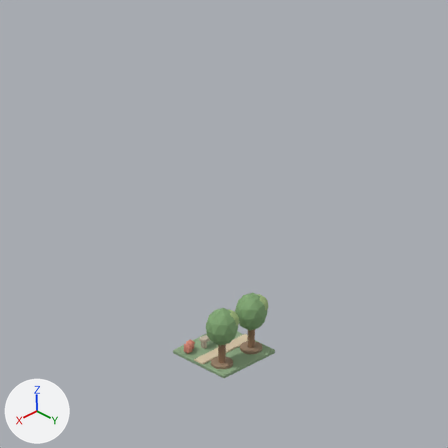
Renders of the Blender file Native/CitySimNative/WorldArt/Blender/FourViewProduction/Environment/assets/pocket_grove_park/pocket_grove_park.blend from each side of a commit.
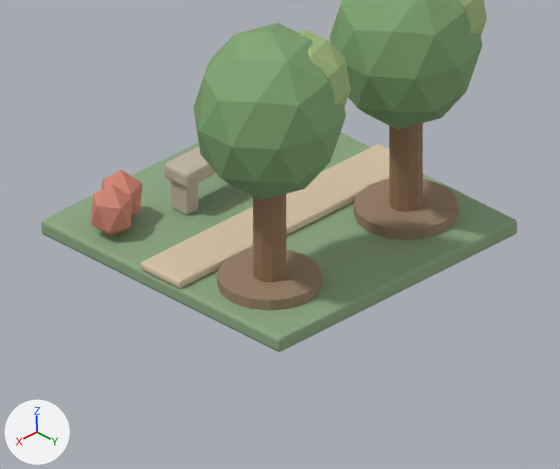
Old and new are each drawn from the file's camera 'camNE' and again close up on the part from 37% to 63% of the width and 68% to 90% of the height. Every picture has the same lights, and +X, +Y and +Z are marked at lower left. The last two pictures show the newer version.

The first close-up shows 'Bed_+0.58', 'Bed_-0.58', 'BenchLeg_+0.31', 'BenchSeat', 'CrossPath', 'EastTree_CrownA', 'EastTree_CrownB', 'EastTree_Trunk', 'ParkGround', 'Plant_4', 'WestTree_CrownA', 'WestTree_Trunk' and 2 more.
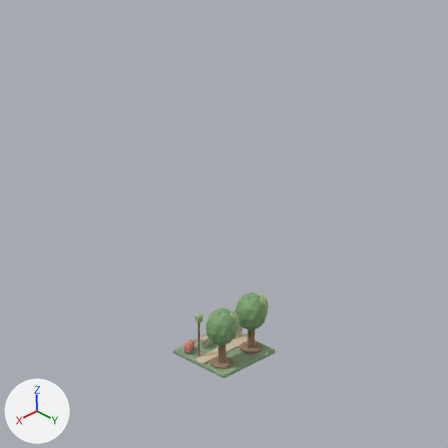
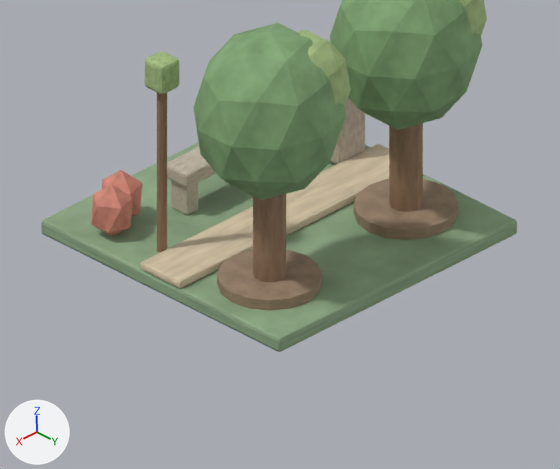
Patch to the scene script:
```diff
--- a/Native/CitySimNative/WorldArt/Blender/FourViewProduction/Environment/assets/pocket_grove_park/pocket_grove_park.blend.py
+++ b/Native/CitySimNative/WorldArt/Blender/FourViewProduction/Environment/assets/pocket_grove_park/pocket_grove_park.blend.py
@@ me_cube_006 @@
+me_cube_006.from_pydata(...)  # 56 vertices, 54 faces; spans x -0.12..0.12, y -0.12..0.12, z -0.25..0.25
+me_cube_006.materials.append(mat_seatstone)
@@ me_cube_005 @@
+me_cube_005.from_pydata(...)  # 56 vertices, 54 faces; spans x -0.08..0.08, y -0.08..0.08, z -0.1..0.1
+me_cube_005.materials.append(mat_leafsunlit)
@@ me_cylinder_004 @@
+me_cylinder_004.from_pydata(...)  # a 12-sided cylinder along z spanning x -0.032..0.032, y -0.032..0.032, z -0.59..0.59
+me_cylinder_004.materials.append(mat_barkwalnut)
@@ ob_litterbin @@
+ob_litterbin = bpy.data.objects.new('LitterBin', me_cube_006)
+ob_litterbin.parent = ob_assetroot
+ob_litterbin.location = (-0.78, -0.28, 0.26)
@@ ob_parklantern @@
+ob_parklantern = bpy.data.objects.new('ParkLantern', me_cube_005)
+ob_parklantern.parent = ob_assetroot
+ob_parklantern.location = (0.78, -0.2, 1.24)
@@ ob_parklamppole @@
+ob_parklamppole = bpy.data.objects.new('ParkLampPole', me_cylinder_004)
+ob_parklamppole.parent = ob_assetroot
+ob_parklamppole.location = (0.78, -0.2, 0.62)
```

Where the change shows, as pixel boxes (x1, y1, x2, y2) in the close-ups (560 x 469 px):
'ParkLampPole', added (brown)
    after: (157, 93, 167, 252)
'LitterBin', added (brown)
    after: (330, 98, 365, 165)
'ParkLantern', added (green)
    after: (145, 51, 179, 94)
